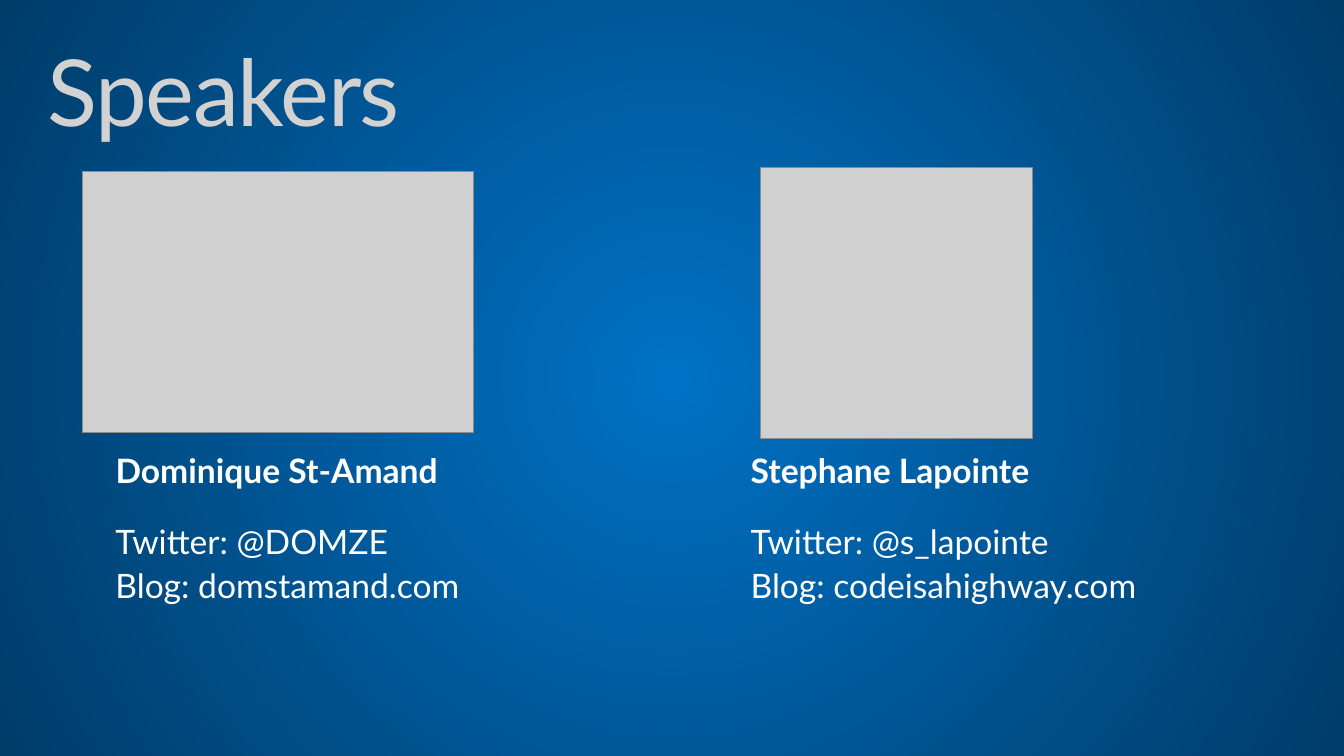
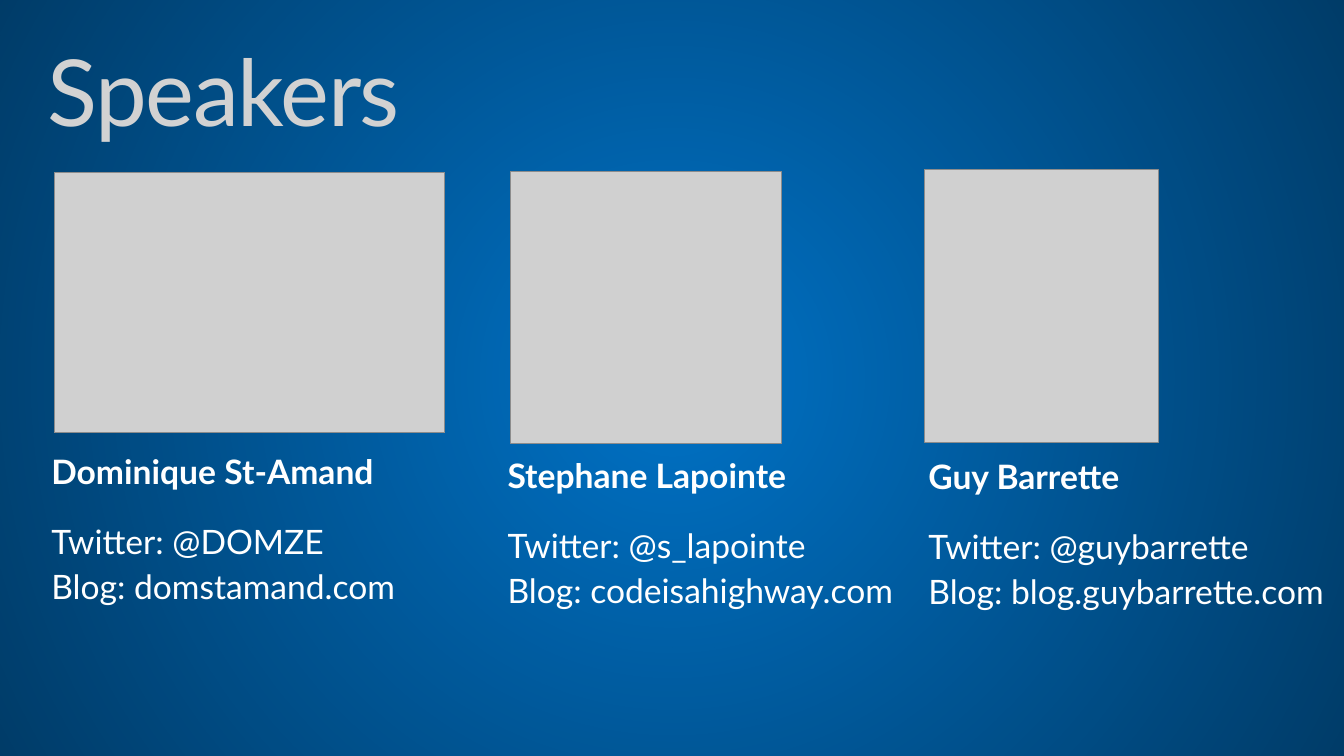
Before and after one commit to MSDEVMTL/GlobalAzureBootcamp-2019, a slide deck: slide 4 of Locations/Montreal/Welcome.pptx. Drawn at 1344x756 pixels with LibreOffice and Linux fonts; fonts in the diff are those of the drawing; grey boxes stand for pictures; background and template pictures are left out. Boxes give left, top, right and bottom in pixels: in the first picture for what was removed or moved away, otherwise in the second. Text is boxed around its words. In the diff, an @@ line names an element or a change of style, - is before the commit and + after.

```diff
--- a/Locations/Montreal/Welcome.pptx
+++ b/Locations/Montreal/Welcome.pptx
@@ picture: place and size @@
-picture at bbox=[83, 171, 474, 432]
+picture at bbox=[54, 172, 446, 433]
@@ picture: place and size @@
-picture at bbox=[761, 167, 1032, 439]
+picture at bbox=[510, 171, 781, 443]
@@ picture added at bbox=[925, 169, 1158, 442] @@
@@ text "Dominique St-Amand": place and size @@
-text "Dominique St-Amand" at bbox=[116, 458, 437, 489]
+text "Dominique St-Amand" at bbox=[51, 459, 373, 490]
@@ text "Stephane Lapointe": place and size @@
-text "Stephane Lapointe" at bbox=[751, 458, 1029, 489]
+text "Stephane Lapointe" at bbox=[508, 463, 786, 494]
@@ text added at bbox=[928, 464, 1120, 495], 24 pt, text #FFFFFF, bold @@
+Guy Barrette
@@ text "Twitter: @DOMZE": place and size @@
-text "Twitter: @DOMZE" at bbox=[115, 529, 459, 604]
+text "Twitter: @DOMZE" at bbox=[51, 529, 395, 605]
@@ text "Twitter: @s_lapointe": place and size @@
-text "Twitter: @s_lapointe" at bbox=[751, 529, 1136, 604]
+text "Twitter: @s_lapointe" at bbox=[508, 533, 893, 609]
@@ text added at bbox=[928, 534, 1324, 610], 24 pt, text #FFFFFF @@
+Twitter: @guybarrette
+Blog: blog.guybarrette.com
```
Also in this commit, not shown: 2 other slides changed, 2 other files.
